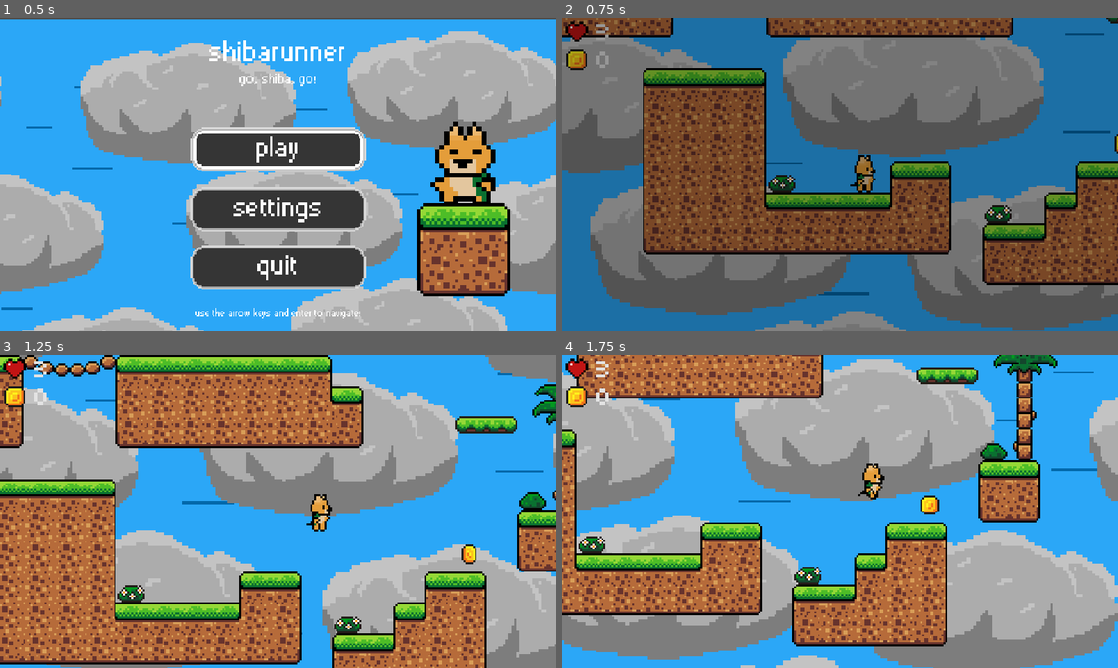
Above: before the commit, frames 1-4 (two rows, left to right).
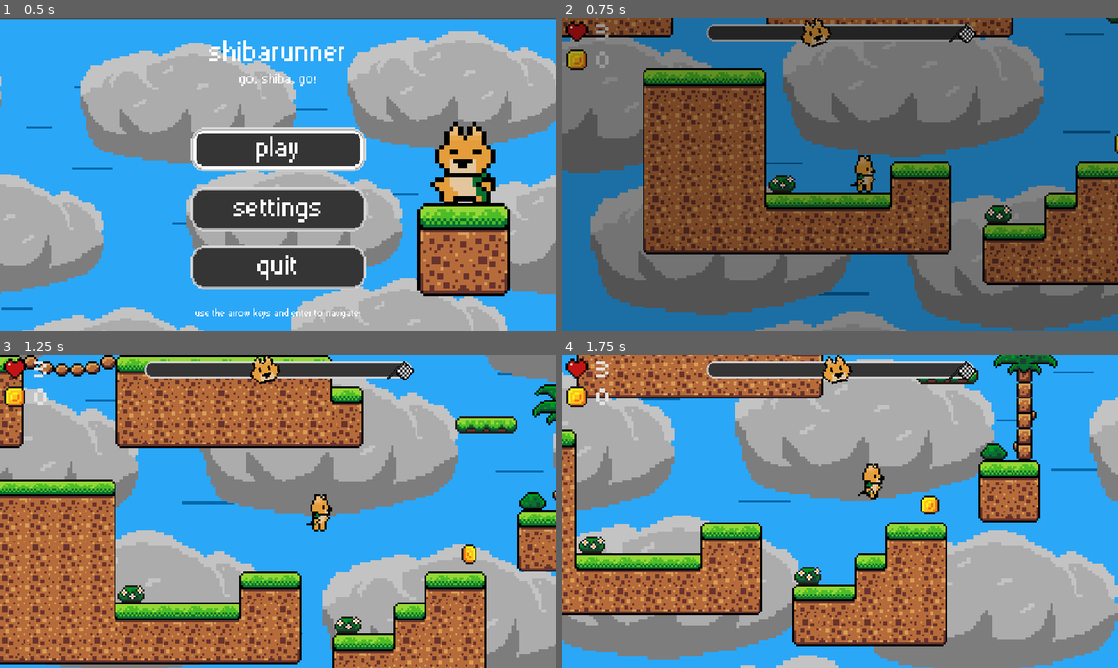
Above: after the commit, the same moments.

Repository: RafaeloxMC/shiba
Game: Godot game, scene res://scenes/main_menu.tscn
Two runs of this game, one before a commit and one after it. Both use one fixed random seed, a clock stepped at 60 frames per second and the inputs below.
Inputs:
- Up to frame 1 (0.5 s): no input
- Up to frame 2 (0.75 s): tap Enter (next) at 0.5, 0.6 s; hold Right (move_right) from 0.53 s (still down)
- Up to frame 3 (1.25 s): keep holding Right (move_right); tap Space (jump) at 0.77 s
- Up to frame 4 (1.75 s): keep holding Right (move_right); tap Enter (next) at 1.35 s; tap Space (jump) at 1.52 s

Frame 1 is identical in both runs. In frame 2, 2.6% of the frame differs, in the area x 26-75%, y 0-10%; in frame 3, 2.7%; in frame 4, 2.6%.

Commit message:
Add progress bar

Diff:
--- a/scenes/gameui.tscn
+++ b/scenes/gameui.tscn
@@ -1,6 +1,7 @@
-[gd_scene load_steps=43 format=3 uid="uid://gef1vveefbjs"]
+[gd_scene load_steps=44 format=3 uid="uid://gef1vveefbjs"]
 
 [ext_resource type="Script" uid="uid://d4fky1rju1p7y" path="res://scripts/gameui.gd" id="1_wwaar"]
+[ext_resource type="PackedScene" uid="uid://3bnagxorg0g4" path="res://scenes/progress_bar.tscn" id="2_3guck"]
 [ext_resource type="FontFile" uid="uid://8t1kpmmy5wvw" path="res://assets/fonts/pixelsix00.ttf" id="2_mu2ln"]
 [ext_resource type="SpriteFrames" uid="uid://dju8iw2jp5jrs" path="res://assets/sprite_frames/hearts.tres" id="3_bjfv8"]
 [ext_resource type="Texture2D" uid="uid://dq278psfgufaf" path="res://assets/sprites/coin.png" id="4_mu2ln"]
@@ -275,6 +276,15 @@
 
 [node name="CanvasLayer" type="CanvasLayer" parent="."]
 
+[node name="ProgressBar" parent="CanvasLayer" instance=ExtResource("2_3guck")]
+anchors_preset = 5
+anchor_left = 0.5
+anchor_right = 0.5
+offset_top = 30.0
+offset_bottom = 30.0
+grow_horizontal = 2
+scale = Vector2(2.17131, 2.17131)
+
 [node name="HeartsLabel" type="Label" parent="CanvasLayer"]
 offset_left = 70.0
 offset_right = 110.0
--- a/scenes/levels/level_1.tscn
+++ b/scenes/levels/level_1.tscn
@@ -435,6 +435,8 @@
 [node name="GameUI" parent="Player/Camera2D/CanvasLayer" instance=ExtResource("7_7h2jl")]
 offset_top = -9.0
 offset_bottom = -9.0
+level_border_left = -448
+level_border_right = 720
 
 [node name="Killzone" parent="." instance=ExtResource("8_mqh5v")]
 position = Vector2(0, 165)
--- a/scenes/levels/level_2.tscn
+++ b/scenes/levels/level_2.tscn
@@ -308,6 +308,7 @@
 [node name="GameUI" parent="Player/Camera2D/CanvasLayer" instance=ExtResource("7_5niy6")]
 offset_top = -9.0
 offset_bottom = -9.0
+level_border_left = -80
 
 [node name="Killzone" parent="." instance=ExtResource("8_wikm6")]
 position = Vector2(0, 165)
--- /dev/null
+++ b/scenes/progress_bar.tscn
@@ -0,0 +1,67 @@
+[gd_scene load_steps=8 format=3 uid="uid://3bnagxorg0g4"]
+
+[ext_resource type="Script" uid="uid://bvo1gxy2hrnxy" path="res://scripts/progress_bar.gd" id="1_1iuoo"]
+[ext_resource type="Texture2D" uid="uid://uvuj3unppjtg" path="res://assets/sprites/progress_bar.png" id="1_vt3ux"]
+[ext_resource type="Texture2D" uid="uid://cuvdsqnukdgjh" path="res://assets/sprites/shiba_face.png" id="2_8un81"]
+[ext_resource type="Texture2D" uid="uid://c7q7f1gkws05h" path="res://assets/sprites/flag.png" id="4_eu8db"]
+
+[sub_resource type="Animation" id="Animation_8un81"]
+resource_name = "wiggle"
+loop_mode = 2
+tracks/0/type = "value"
+tracks/0/imported = false
+tracks/0/enabled = true
+tracks/0/path = NodePath(".:rotation")
+tracks/0/interp = 1
+tracks/0/loop_wrap = true
+tracks/0/keys = {
+"times": PackedFloat32Array(0, 1),
+"transitions": PackedFloat32Array(1, 1),
+"update": 0,
+"values": [-0.349066, -0.174533]
+}
+
+[sub_resource type="Animation" id="Animation_1iuoo"]
+length = 0.001
+tracks/0/type = "value"
+tracks/0/imported = false
+tracks/0/enabled = true
+tracks/0/path = NodePath(".:rotation")
+tracks/0/interp = 1
+tracks/0/loop_wrap = true
+tracks/0/keys = {
+"times": PackedFloat32Array(0),
+"transitions": PackedFloat32Array(1),
+"update": 0,
+"values": [-0.281524]
+}
+
+[sub_resource type="AnimationLibrary" id="AnimationLibrary_eu8db"]
+_data = {
+&"RESET": SubResource("Animation_1iuoo"),
+&"wiggle": SubResource("Animation_8un81")
+}
+
+[node name="ProgressBar" type="Control"]
+layout_mode = 3
+anchors_preset = 0
+script = ExtResource("1_1iuoo")
+
+[node name="Slider" type="Sprite2D" parent="."]
+texture = ExtResource("1_vt3ux")
+
+[node name="ShibaHead" type="Sprite2D" parent="Slider"]
+position = Vector2(0, -1)
+rotation = -0.281524
+scale = Vector2(2.2, 2.2)
+texture = ExtResource("2_8un81")
+
+[node name="AnimationPlayer" type="AnimationPlayer" parent="Slider/ShibaHead"]
+libraries = {
+&"": SubResource("AnimationLibrary_eu8db")
+}
+autoplay = "wiggle"
+
+[node name="Flag" type="Sprite2D" parent="Slider"]
+position = Vector2(116, -3)
+texture = ExtResource("4_eu8db")
--- a/scripts/gameui.gd
+++ b/scripts/gameui.gd
@@ -6,6 +6,9 @@
 @onready var coins_sprite: AnimatedSprite2D = $CanvasLayer/CoinsSprite
 @onready var coins_label: Label = $CanvasLayer/CoinsLabel
 @onready var animation_player: AnimationPlayer = $CanvasLayer/ColorRect/AnimationPlayer
+
+@export var level_border_left: int = 0
+@export var level_border_right: int = 100
 
 func death():
 	hearts_sprite.play("break")
--- /dev/null
+++ b/scripts/progress_bar.gd
@@ -0,0 +1,35 @@
+extends Control
+
+@onready var sprite_2d: Sprite2D = $Slider/ShibaHead
+var level_border_left: int
+var level_border_right: int
+
+var borders: int = 115
+
+# Called when the node enters the scene tree for the first time.
+func _ready() -> void:
+	sprite_2d.position.x = -borders
+	if self.get_parent().get_parent():
+		level_border_left = self.get_parent().get_parent().level_border_left
+		print(str(self.get_parent().get_parent().level_border_left))
+		level_border_right = self.get_parent().get_parent().level_border_right
+		print(str(self.get_parent().get_parent().level_border_right))
+	else:
+		print("Couldn't find parent control!")
+	if level_border_left == null or level_border_right == null:
+		print("Level borders not set!")
+		self.hide()
+
+
+
+# Called every frame. 'delta' is the elapsed time since the previous frame.
+func _process(_delta: float) -> void:
+	# yes this is incredibly ugly i might change this in the future but for now it works :D
+	var player_pos = self.get_parent().get_parent().get_parent().get_parent().get_parent().position as Vector2
+
+	if player_pos.x <= level_border_left:
+		sprite_2d.position.x = -borders
+	elif player_pos.x >= level_border_right:
+		sprite_2d.position.x = borders
+	else:
+		sprite_2d.position.x = -borders + ((player_pos.x - level_border_left) / (level_border_right - level_border_left)) * (2 * borders)
Binary file added: assets/sprites/flag.png
Not shown, added: assets/sprites/flag.png.import
Binary file added: assets/sprites/progress_bar.png
Not shown, added: assets/sprites/progress_bar.png.import
Binary file added: assets/sprites/shiba_face.png
Not shown, added: assets/sprites/shiba_face.png.import
Not shown, added: scripts/progress_bar.gd.uid
